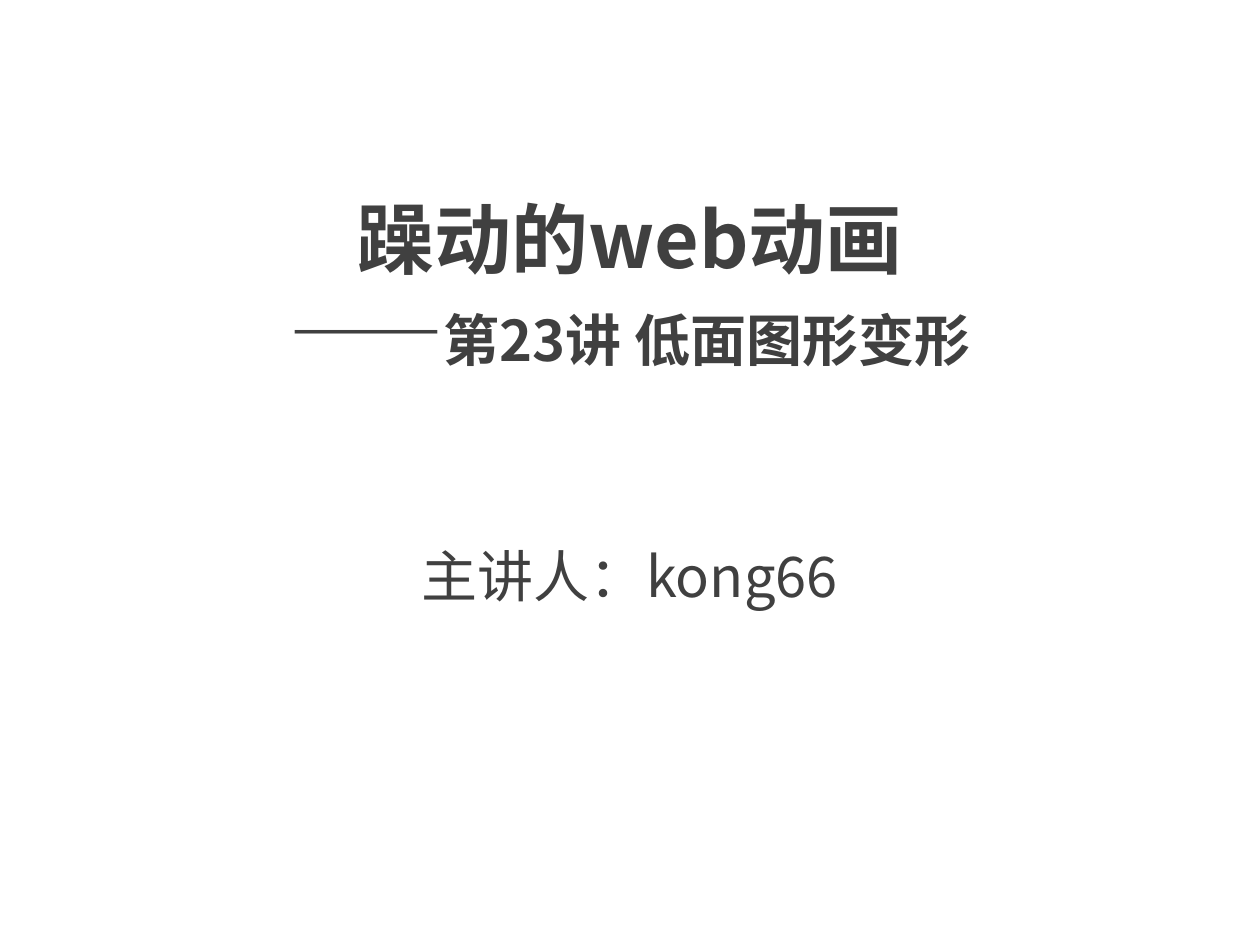
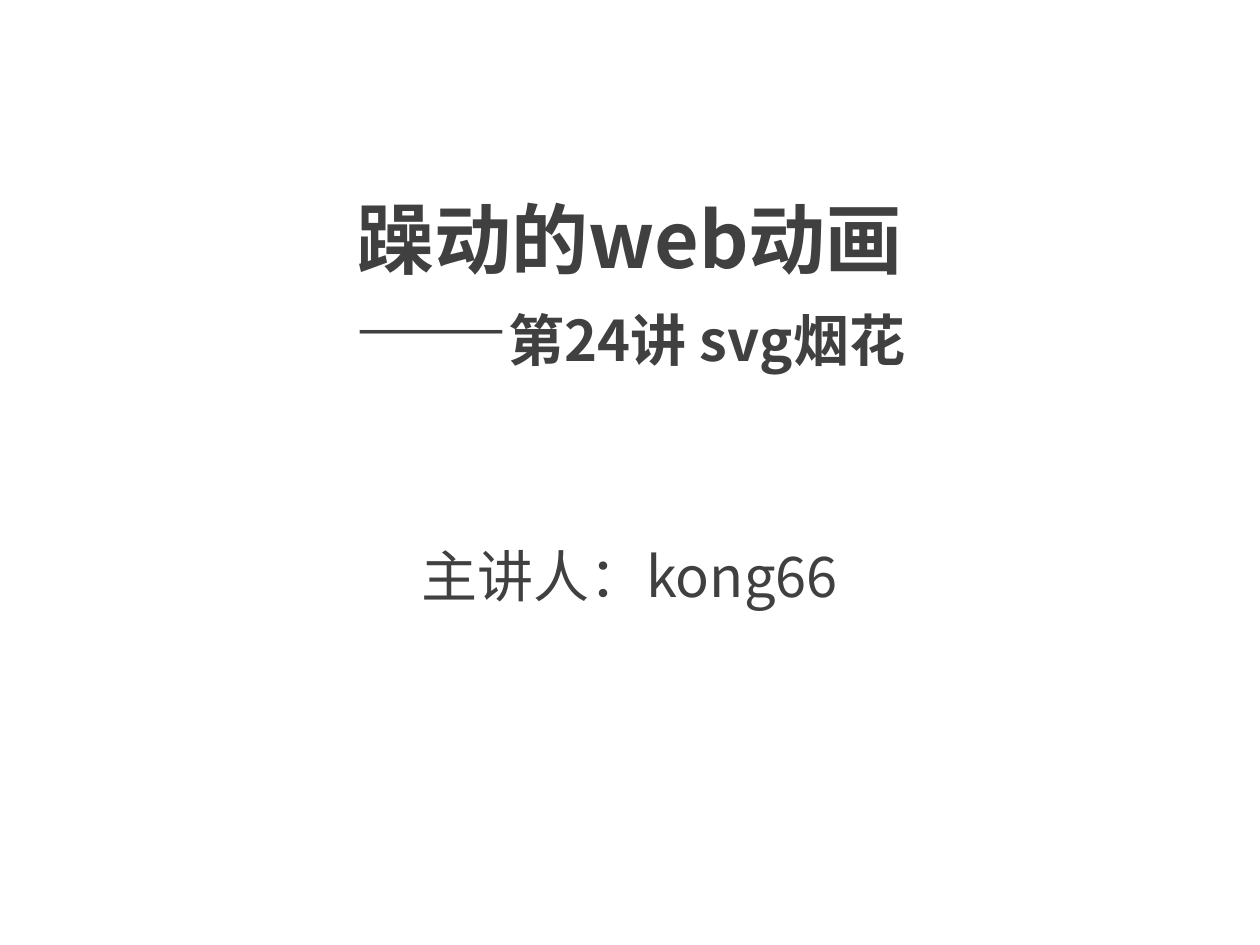
Before and after one commit to kong66/webAni, a slide deck: slide 1 of 24-svg-fireworks/24.pptx. Drawn at 1260x945 pixels with LibreOffice and Linux fonts; fonts in the diff are those of the drawing. Boxes give left, top, right and bottom in pixels: in the first picture for what was removed or moved away, otherwise in the second. Text is boxed around its words. In the diff, an @@ line names an element or a change of style, - is before the commit and + after.

```diff
--- a/24-svg-fireworks/24.pptx
+++ b/24-svg-fireworks/24.pptx
@@ title at [357, 202, 906, 375]: text changed @@
-躁动的web动画
-——第23讲 低面图形变形
+躁动的web动画
+——第24讲 svg烟花
```
Also in this commit, not shown: 7 other slides changed, 31 slides added, 20 slides removed, 1 other file.
